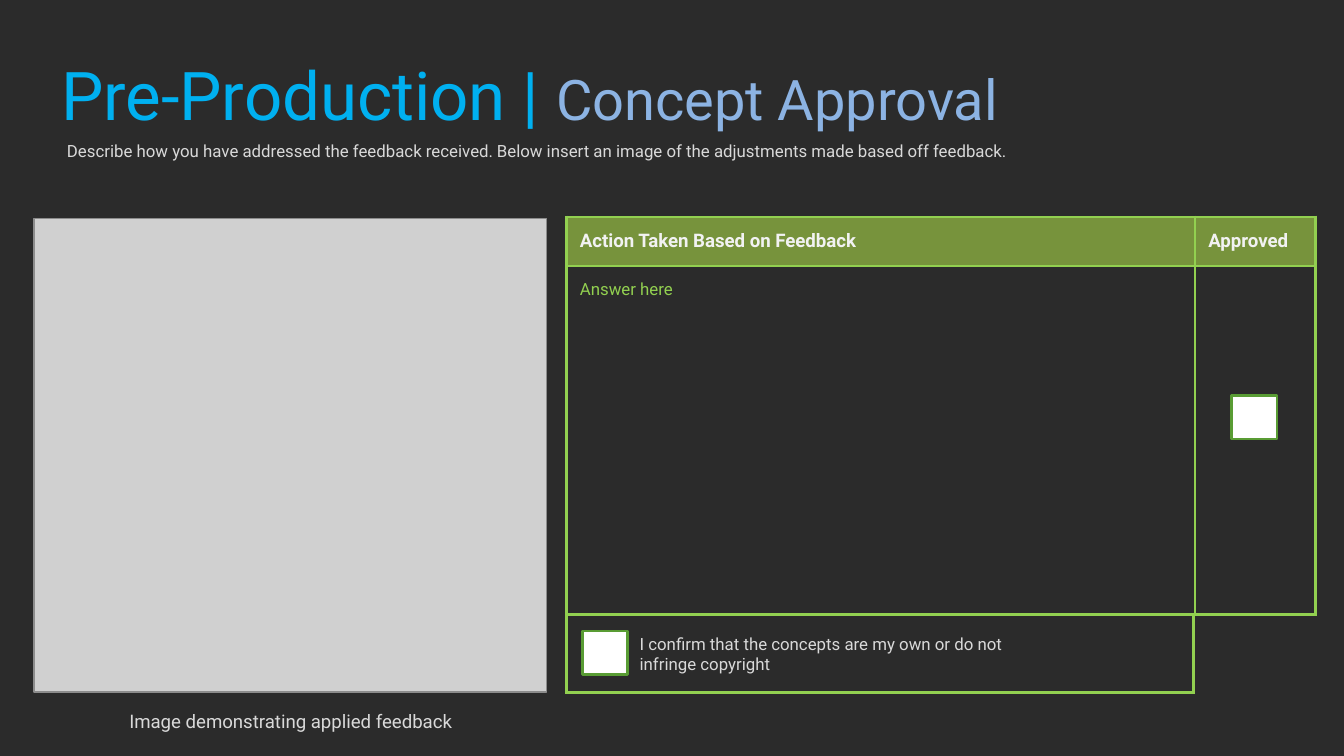
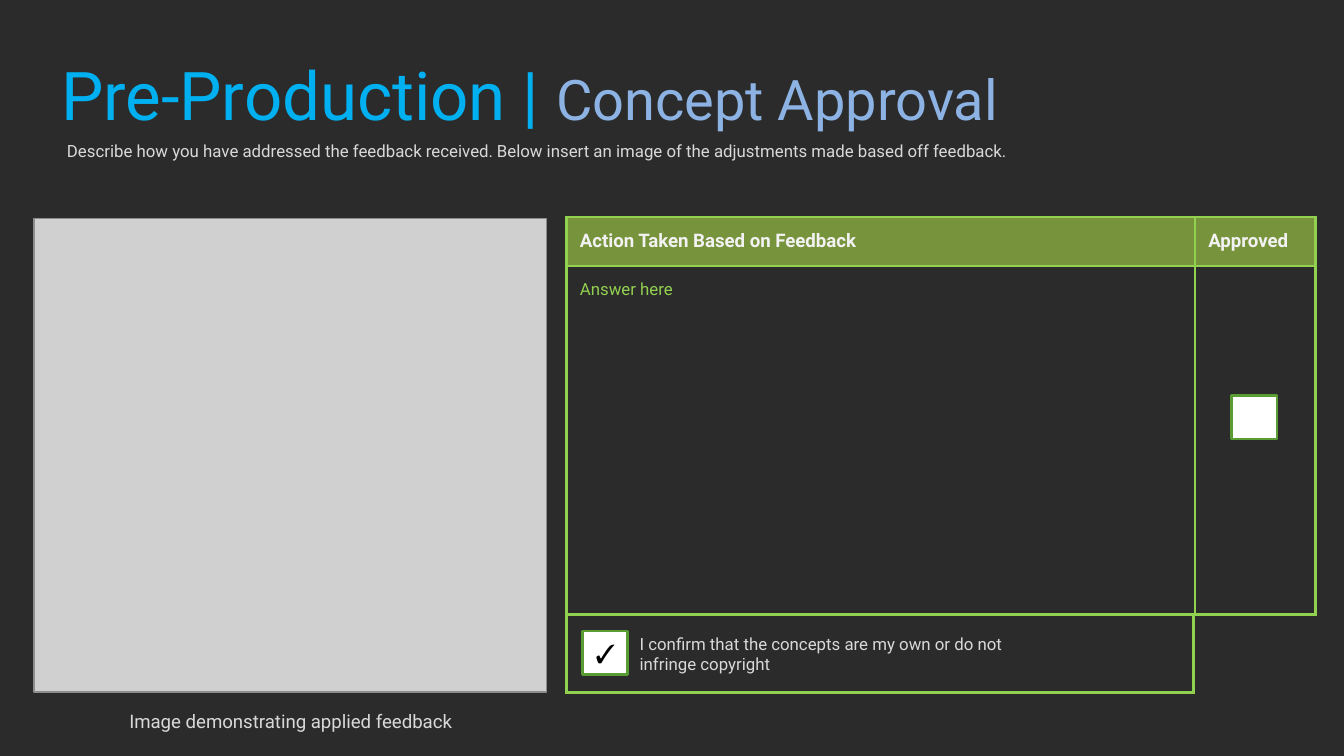
Before and after one commit to realityforge/aie_course, a slide deck: slide 19 of Assesment/3DArtPipeline_PeterDonald/3DArtPipeline_PeterDonald.pptx. Drawn at 1344x756 pixels with LibreOffice and Linux fonts; fonts in the diff are those of the drawing; grey boxes stand for pictures; background and template pictures are left out; a plain dark background stands for a picture behind light text. Boxes give left, top, right and bottom in pixels: in the first picture for what was removed or moved away, otherwise in the second. Text is boxed around its words. In the diff, an @@ line names an element or a change of style, - is before the commit and + after.

Commit message:
Fill out additional sections for pre-production

```diff
--- a/Assesment/3DArtPipeline_PeterDonald/3DArtPipeline_PeterDonald.pptx
+++ b/Assesment/3DArtPipeline_PeterDonald/3DArtPipeline_PeterDonald.pptx
@@ text in rectangle at (582,630,628,673): text added @@
+✓
```
Also in this commit, not shown: 6 other slides changed.
